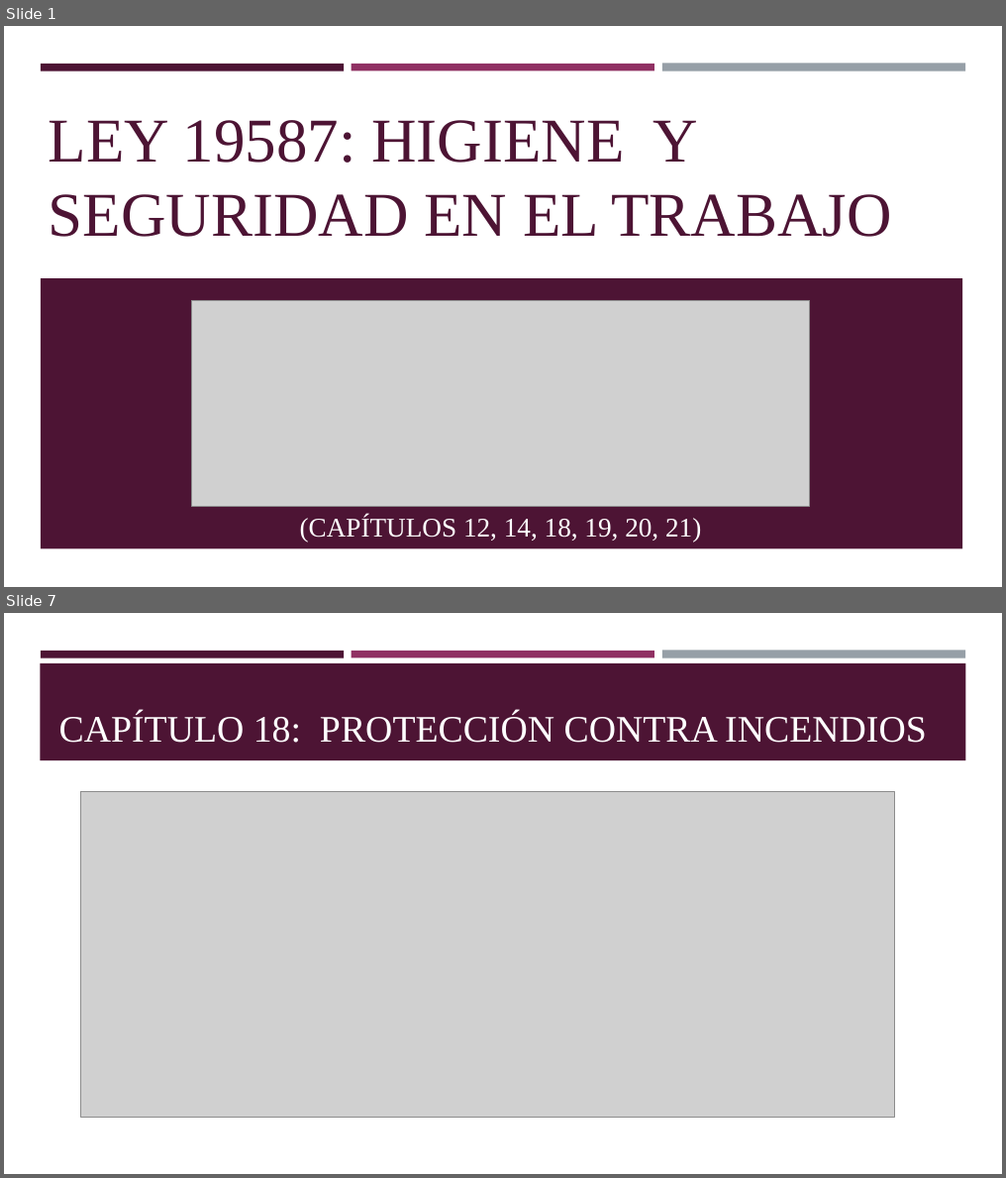
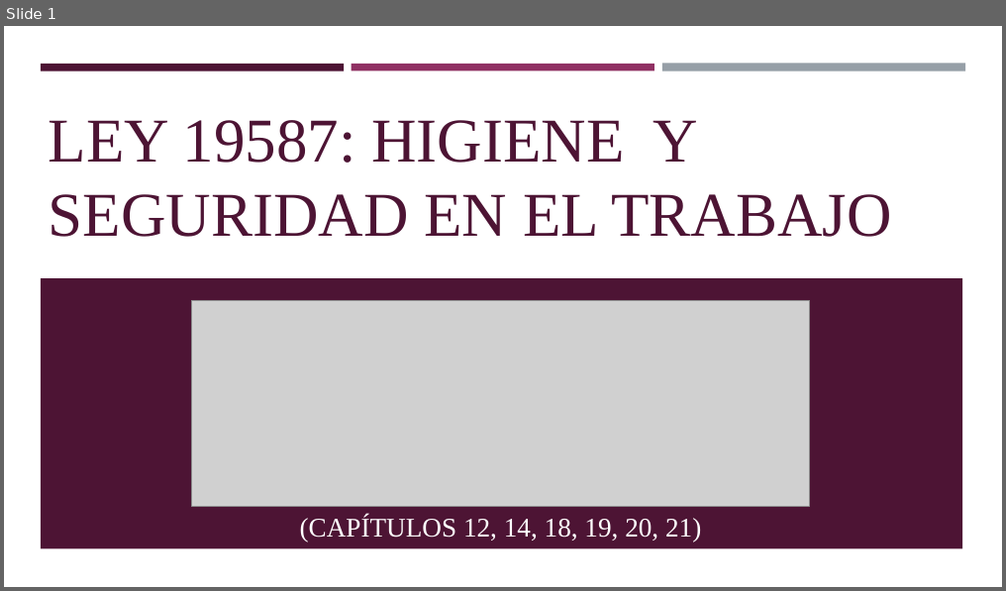
Before and after one commit to Cnsgnicole/doubik, a slide deck: TP LEY 19587 - Presentación de capítulos.pptx. Shown one above the other, each under a label of ours: slides 1 and 7 before the commit, slide 1 after it; the slides between them are not shown. The pictures are 1006x1178 and 1006x591 pixels, drawn with LibreOffice and Linux fonts; fonts in the diff are those of the drawing; grey boxes stand for pictures. Boxes give left, top, right and bottom in pixels: in the first picture for what was removed or moved away, otherwise in the second. Text is boxed around its words. In the diff, an @@ line names an element or a change of style, - is before the commit and + after.

```diff
--- a/TP LEY 19587 - Presentación de capítulos.pptx
+++ b/TP LEY 19587 - Presentación de capítulos.pptx
@@ slide 7 removed at [4, 613, 1002, 1174], background #FFFFFF; not listed: 3 template elements that a slide beside it also shows @@
@@ rectangle removed at [40, 663, 966, 761] @@
@@ title removed at [59, 713, 927, 743] @@
-CAPÍTULO 18: PROTECCIÓN CONTRA INCENDIOS
@@ picture removed at [81, 792, 895, 1118] @@
```
Also in this commit, not shown: 3 slides changed, 4 slides added, 8 other slides removed.
